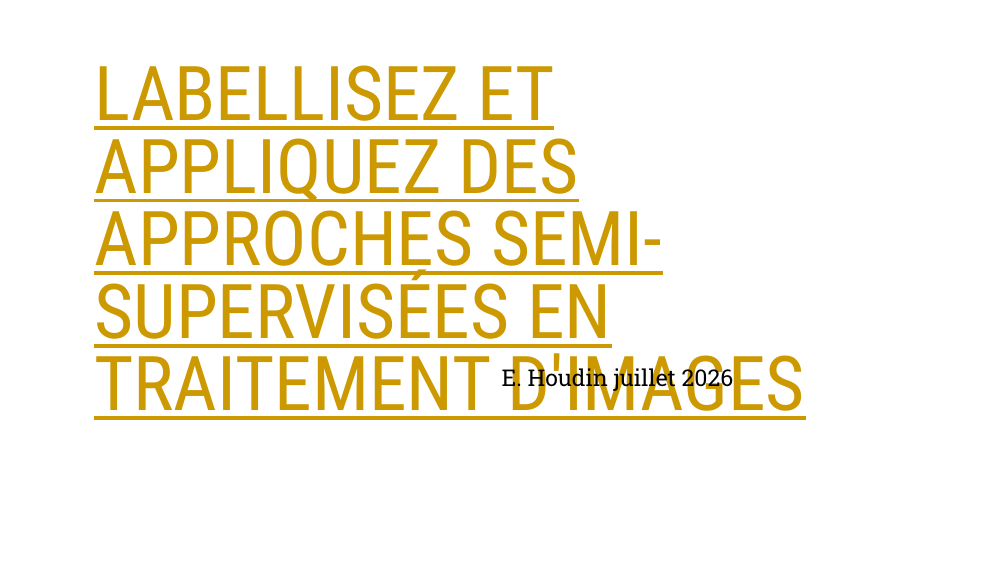
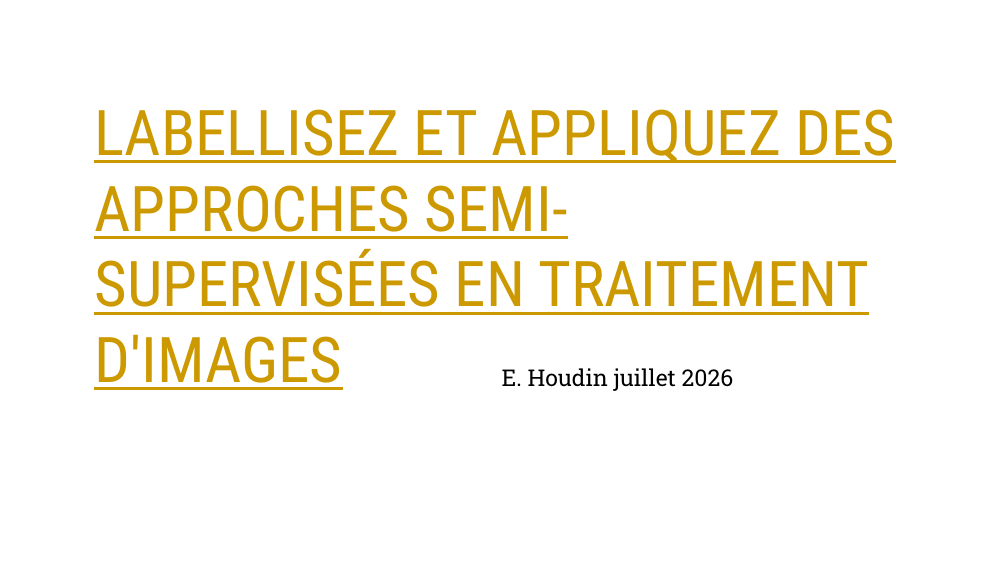
Before and after one commit to ManuHoudin/Brain_SSL, a slide deck: slide 1 of Houdin_Emmanuel_1_présentation_072026.pptx. Drawn at 1008x567 pixels with LibreOffice and Linux fonts; fonts in the diff are those of the drawing; background and template pictures are left out. Boxes give left, top, right and bottom in pixels: in the first picture for what was removed or moved away, otherwise in the second. Text is boxed around its words. In the diff, an @@ line names an element or a change of style, - is before the commit and + after.

Commit message:
Semi-supervised labelling notebook

```diff
--- a/Houdin_Emmanuel_1_présentation_072026.pptx
+++ b/Houdin_Emmanuel_1_présentation_072026.pptx
@@ title "LABELLISEZ ET APPLIQUEZ DES APPROCHES ..." at [94, 109, 895, 390]: size 72 to 60 pt; line spacing 0.8 to 1; more space between paragraphs @@
```
Also in this commit, not shown: 7 other slides changed, 1 slide added, 3 other files.
